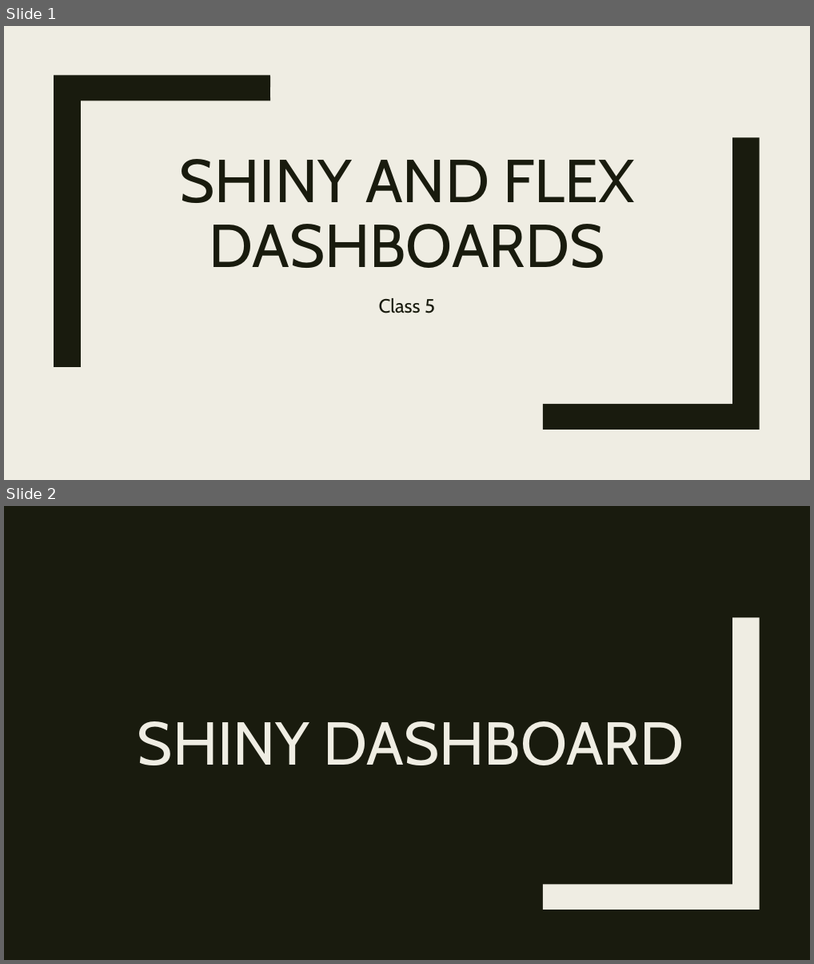
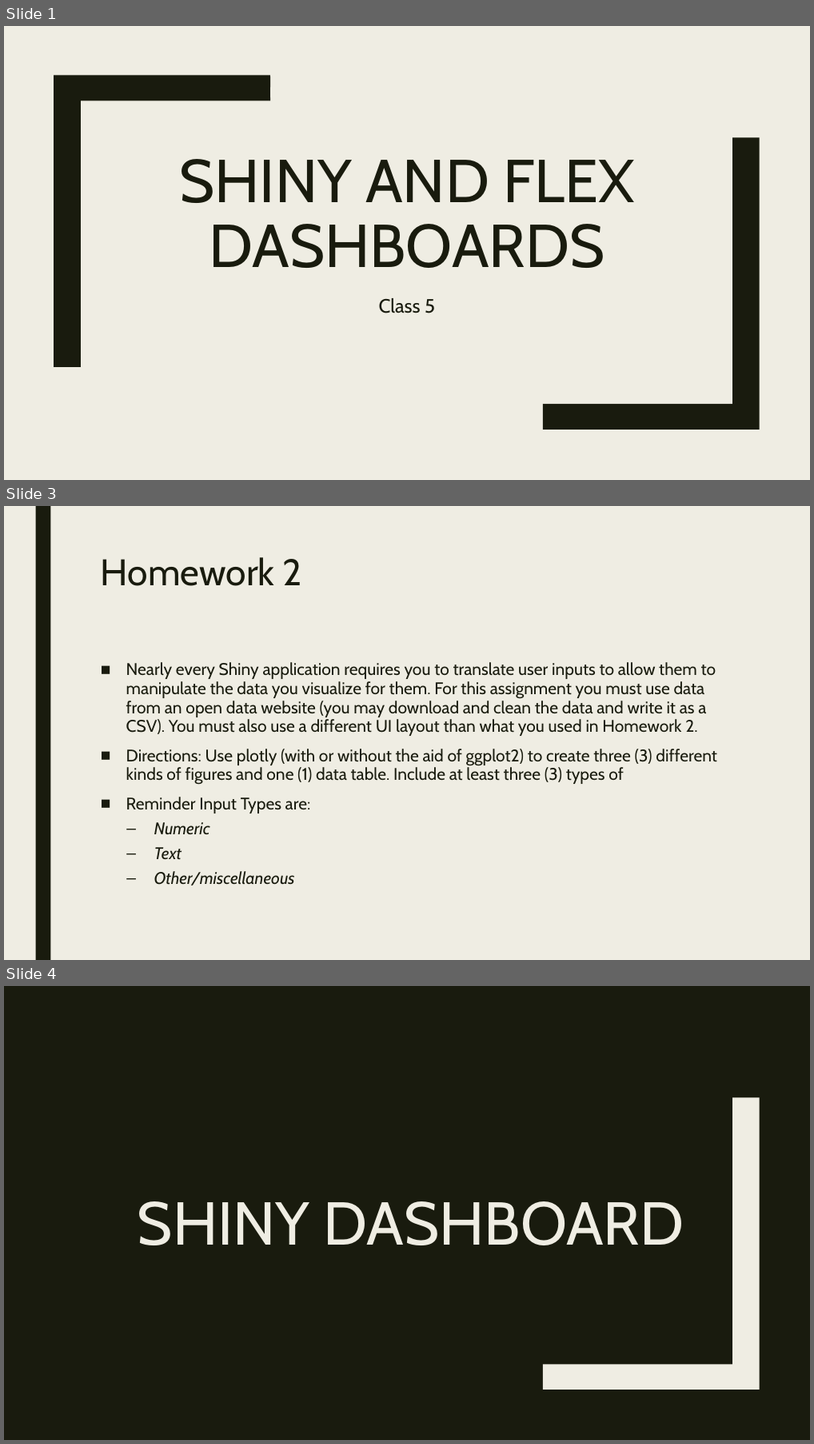
Before and after one commit to RforOperations2018/Class_2, a slide deck: Class 5.pptx. Shown one above the other, each under a label of ours: slides 1 and 2 before the commit, slides 1, 3 and 4 after it; the slides between them are not shown. The pictures are 814x964 and 814x1444 pixels, drawn with LibreOffice and Linux fonts; fonts in the diff are those of the drawing. Boxes give left, top, right and bottom in pixels: in the first picture for what was removed or moved away, otherwise in the second. Text is boxed around its words. In the diff, an @@ line names an element or a change of style, - is before the commit and + after.

```diff
--- a/Class 5.pptx
+++ b/Class 5.pptx
@@ slide 3 added at (4, 506, 810, 960), background #EFEDE3 @@
@@ rectangle added at (35, 506, 50, 960), fill #191B0E @@
@@ title added at (101, 557, 302, 586), 44 pt, text #191B0E @@
+Homework 2
@@ text added at (126, 662, 718, 885), 20 pt, text #191B0E @@
+■ Nearly every Shiny application requires you to translate user inputs to allow them to manipulate the data you visualize for them. For this assignment you must use data from an open data website (you may download and clean the data and write it as a CSV). You must also use a different UI layout than what you used in Homework 2.
+■ Directions: Use plotly (with or without the aid of ggplot2) to create three (3) different kinds of figures and one (1) data table. Include at least three (3) types of
+■ Reminder Input Types are:
+  – Numeric
+  – Text
+  – Other/miscellaneous
@@ what was slide 2 is now slide 4 @@
```
Also in this commit, not shown: 5 other slides added.
